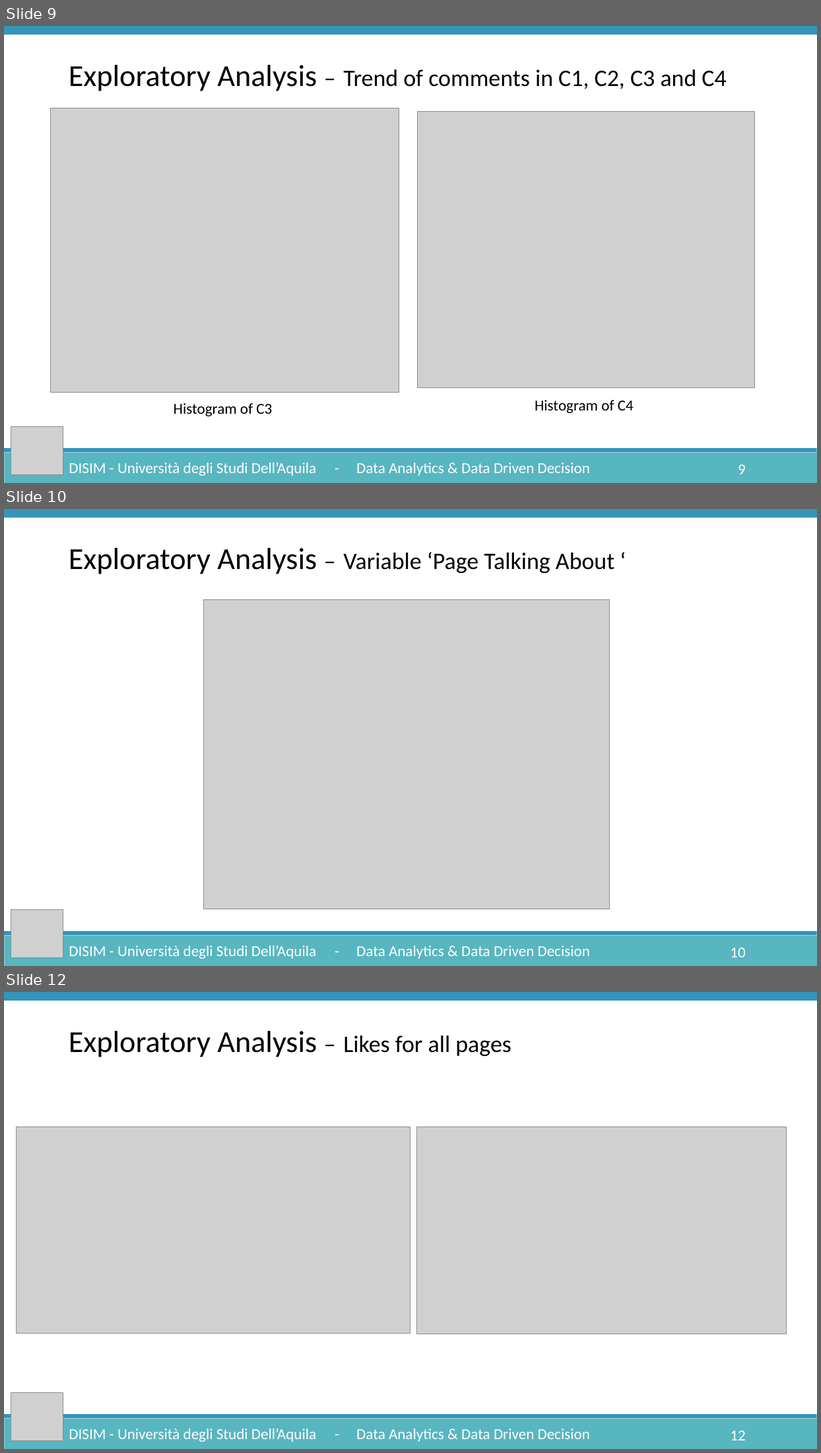
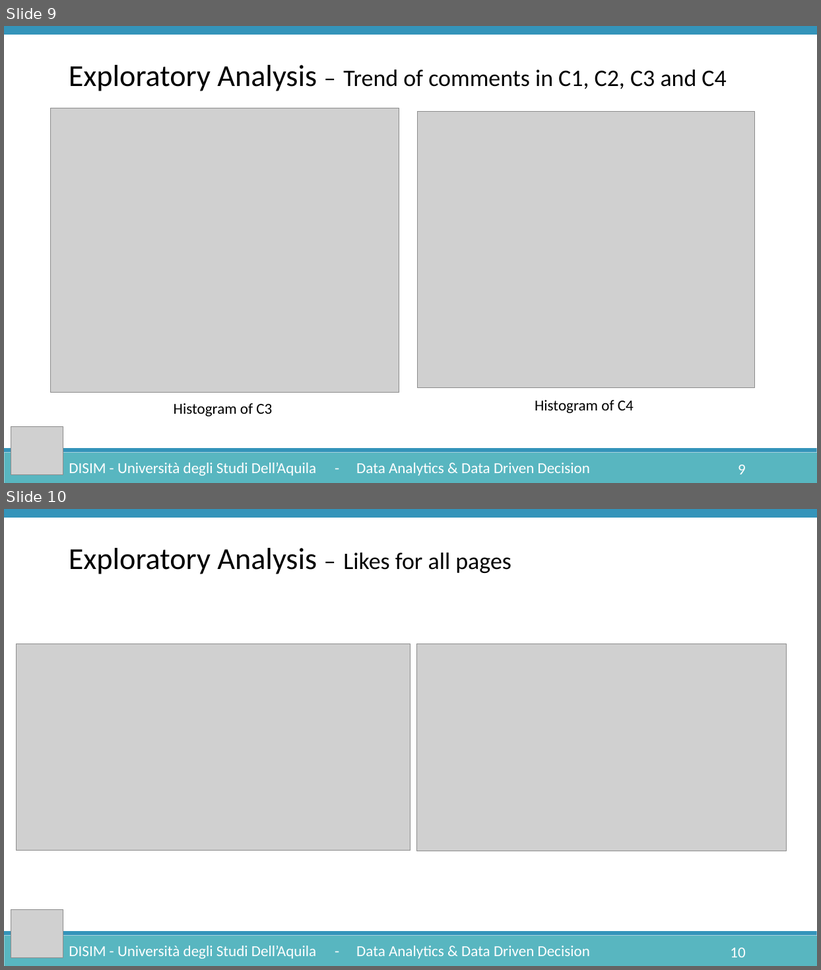
Before and after one commit to Lucgril/Data_Analytics, a slide deck: Documentation/DataAnalytics.pptx. Shown one above the other, each under a label of ours: slides 9, 10 and 12 before the commit, slides 9 and 10 after it; the slides between them are not shown. The pictures are 821x1453 and 821x970 pixels, drawn with LibreOffice and Linux fonts; fonts in the diff are those of the drawing; grey boxes stand for pictures. Boxes give left, top, right and bottom in pixels: in the first picture for what was removed or moved away, otherwise in the second. Text is boxed around its words. In the diff, an @@ line names an element or a change of style, - is before the commit and + after.

```diff
--- a/Documentation/DataAnalytics.pptx
+++ b/Documentation/DataAnalytics.pptx
@@ slide 10 removed at (4, 509, 817, 966), background #FFFFFF; not listed: 2 template elements that a slide beside it also shows @@
@@ rectangle removed at (4, 509, 817, 518) @@
@@ text removed at (69, 548, 614, 574) @@
-Exploratory Analysis – Variable ‘Page Talking About ‘
@@ picture removed at (204, 600, 611, 910) @@
@@ picture removed at (11, 910, 63, 958) @@
@@ text removed at (69, 946, 316, 959) @@
-DISIM - Università degli Studi Dell’Aquila
@@ text removed at (356, 946, 590, 959) @@
-- Data Analytics & Data Driven Decision
@@ page number removed at (730, 948, 745, 958) @@
-10
@@ what was slide 12 is now slide 10 @@
@@ page number at (730, 948, 745, 958): text changed @@
-12
+10
```
Also in this commit, not shown: 1 other slide removed, 2 other files.
